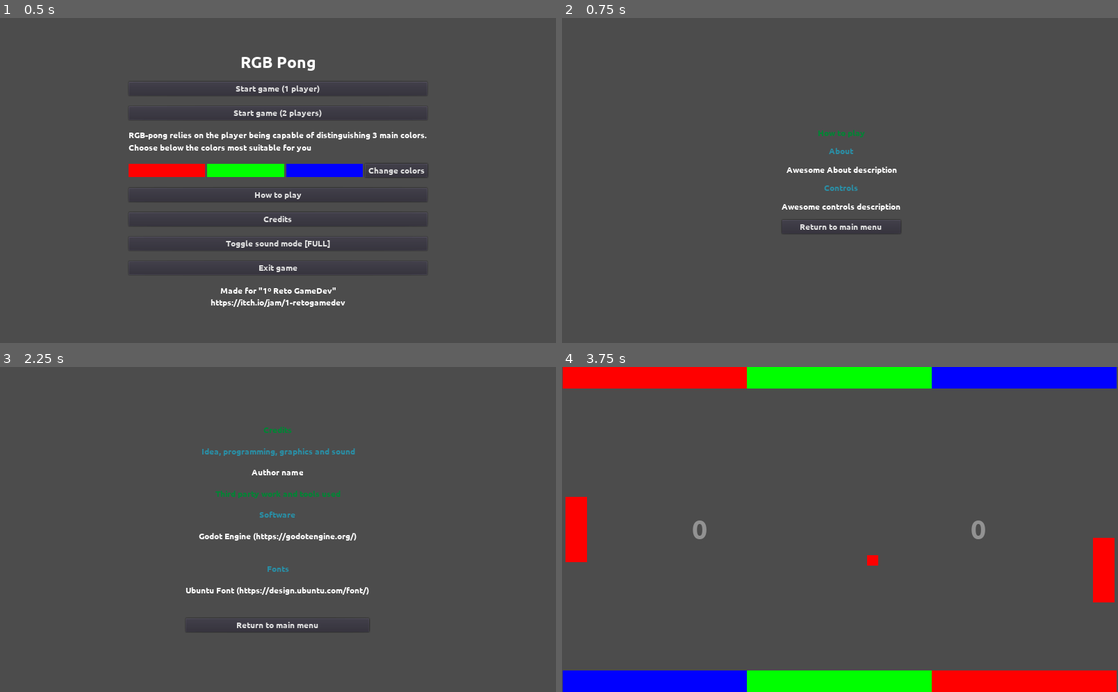
Above: before the commit, frames 1-4 (two rows, left to right).
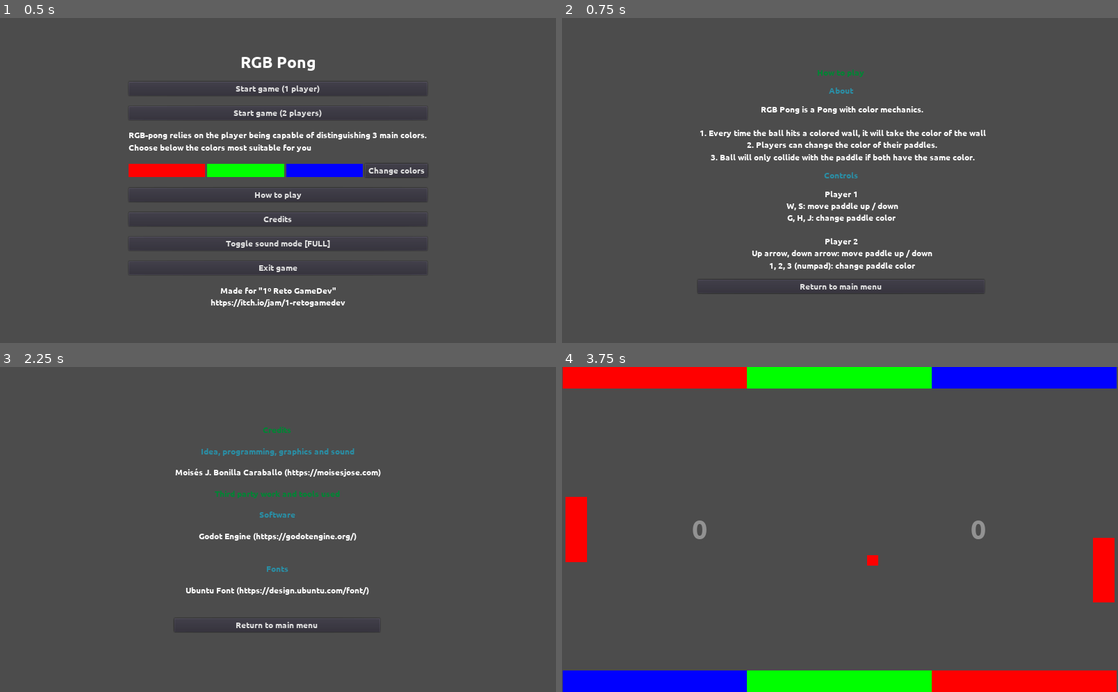
Above: after the commit, the same moments.

Repository: moisesjbc/1-retogamedev
Game: Godot game, scene res://menus/main_menu/main_menu.tscn
The game is run twice, just before and just after one commit, with the same random seed, the same clock (stepped at 60 frames per second) and the same inputs.
Inputs:
- Up to frame 1 (0.5 s): no input
- Up to frame 2 (0.75 s): click "How to play" at 0.5 s
- Up to frame 3 (2.25 s): click "Return to main menu" at 1.25 s; click "Credits" at 2 s
- Up to frame 4 (3.75 s): click "Return to main menu" at 2.75 s; click "Start game (1 player)" at 3.5 s

Frame 1 is identical in both runs. In frame 2, 3.8% of the frame differs, in the area x 24-77%, y 15-85%; in frame 3, 1.0%; in frame 4, nothing differs.

Commit message:
Added info to credits and how to play menus

Diff:
--- a/godot-project/menus/credits_menu/credits_menu.tscn
+++ b/godot-project/menus/credits_menu/credits_menu.tscn
@@ -19,14 +19,14 @@
 }
 
 [node name="VBoxContainer" type="VBoxContainer" parent="CenterContainer"]
-margin_left = 331.0
+margin_left = 309.0
 margin_top = 109.0
-margin_right = 691.0
+margin_right = 712.0
 margin_bottom = 490.0
 custom_constants/separation = 20
 
 [node name="title" type="Label" parent="CenterContainer/VBoxContainer"]
-margin_right = 360.0
+margin_right = 403.0
 margin_bottom = 19.0
 custom_fonts/font = SubResource( 1 )
 custom_colors/font_color = Color( 0, 0.519531, 0.202942, 1 )
@@ -35,7 +35,7 @@
 
 [node name="own_work_title" type="Label" parent="CenterContainer/VBoxContainer"]
 margin_top = 39.0
-margin_right = 360.0
+margin_right = 403.0
 margin_bottom = 58.0
 custom_fonts/font = SubResource( 1 )
 custom_colors/font_color = Color( 0.160784, 0.556863, 0.647059, 1 )
@@ -44,15 +44,15 @@
 
 [node name="name_title" type="Label" parent="CenterContainer/VBoxContainer"]
 margin_top = 78.0
-margin_right = 360.0
+margin_right = 403.0
 margin_bottom = 97.0
 custom_fonts/font = SubResource( 1 )
-text = "Author name"
+text = "Moisés J. Bonilla Caraballo (https://moisesjose.com)"
 align = 1
 
 [node name="third_party_work_title" type="Label" parent="CenterContainer/VBoxContainer"]
 margin_top = 117.0
-margin_right = 360.0
+margin_right = 403.0
 margin_bottom = 136.0
 custom_fonts/font = SubResource( 1 )
 custom_colors/font_color = Color( 0, 0.519531, 0.202942, 1 )
@@ -61,7 +61,7 @@
 
 [node name="software_title" type="Label" parent="CenterContainer/VBoxContainer"]
 margin_top = 156.0
-margin_right = 360.0
+margin_right = 403.0
 margin_bottom = 175.0
 custom_fonts/font = SubResource( 1 )
 custom_colors/font_color = Color( 0.160784, 0.556863, 0.647059, 1 )
@@ -70,7 +70,7 @@
 
 [node name="software" type="Label" parent="CenterContainer/VBoxContainer"]
 margin_top = 195.0
-margin_right = 360.0
+margin_right = 403.0
 margin_bottom = 236.0
 custom_fonts/font = SubResource( 1 )
 text = "Godot Engine (https://godotengine.org/)
@@ -79,7 +79,7 @@
 
 [node name="fonts_title" type="Label" parent="CenterContainer/VBoxContainer"]
 margin_top = 256.0
-margin_right = 360.0
+margin_right = 403.0
 margin_bottom = 275.0
 custom_fonts/font = SubResource( 1 )
 custom_colors/font_color = Color( 0.160784, 0.556863, 0.647059, 1 )
@@ -88,7 +88,7 @@
 
 [node name="fonts" type="Label" parent="CenterContainer/VBoxContainer"]
 margin_top = 295.0
-margin_right = 360.0
+margin_right = 403.0
 margin_bottom = 336.0
 custom_fonts/font = SubResource( 1 )
 text = "Ubuntu Font (https://design.ubuntu.com/font/)
@@ -97,7 +97,7 @@
 
 [node name="return_to_main_menu_button" type="Button" parent="CenterContainer/VBoxContainer"]
 margin_top = 356.0
-margin_right = 360.0
+margin_right = 403.0
 margin_bottom = 381.0
 size_flags_vertical = 2
 custom_fonts/font = SubResource( 1 )
--- a/godot-project/menus/how_to_play_menu/how_to_play_menu.tscn
+++ b/godot-project/menus/how_to_play_menu/how_to_play_menu.tscn
@@ -12,21 +12,22 @@
 
 [node name="CenterContainer" type="CenterContainer" parent="."]
 margin_left = 1.0
+margin_top = -1.0
 margin_right = 1028.0
-margin_bottom = 602.0
+margin_bottom = 601.0
 __meta__ = {
 "_edit_use_anchors_": false
 }
 
 [node name="VBoxContainer" type="VBoxContainer" parent="CenterContainer"]
-margin_left = 396.0
-margin_top = 203.0
-margin_right = 631.0
-margin_bottom = 398.0
+margin_left = 235.0
+margin_top = 93.0
+margin_right = 791.0
+margin_bottom = 508.0
 custom_constants/separation = 15
 
 [node name="title" type="Label" parent="CenterContainer/VBoxContainer"]
-margin_right = 235.0
+margin_right = 556.0
 margin_bottom = 19.0
 custom_fonts/font = SubResource( 1 )
 custom_colors/font_color = Color( 0, 0.519531, 0.202942, 1 )
@@ -35,7 +36,7 @@
 
 [node name="about_title" type="Label" parent="CenterContainer/VBoxContainer"]
 margin_top = 34.0
-margin_right = 235.0
+margin_right = 556.0
 margin_bottom = 53.0
 custom_fonts/font = SubResource( 1 )
 custom_colors/font_color = Color( 0.164642, 0.557726, 0.648438, 1 )
@@ -44,33 +45,43 @@
 
 [node name="about_text" type="Label" parent="CenterContainer/VBoxContainer"]
 margin_top = 68.0
-margin_right = 235.0
-margin_bottom = 87.0
+margin_right = 556.0
+margin_bottom = 175.0
 custom_fonts/font = SubResource( 1 )
-text = "Awesome About description"
+text = "RGB Pong is a Pong with color mechanics.
+
+1. Every time the ball hits a colored wall, it will take the color of the wall
+2. Players can change the color of their paddles.
+3. Ball will only collide with the paddle if both have the same color."
 align = 1
 
 [node name="controls_title" type="Label" parent="CenterContainer/VBoxContainer"]
-margin_top = 102.0
-margin_right = 235.0
-margin_bottom = 121.0
+margin_top = 190.0
+margin_right = 556.0
+margin_bottom = 209.0
 custom_fonts/font = SubResource( 1 )
 custom_colors/font_color = Color( 0.164642, 0.557726, 0.648438, 1 )
 text = "Controls"
 align = 1
 
 [node name="controls_text" type="Label" parent="CenterContainer/VBoxContainer"]
-margin_top = 136.0
-margin_right = 235.0
-margin_bottom = 155.0
+margin_top = 224.0
+margin_right = 556.0
+margin_bottom = 375.0
 custom_fonts/font = SubResource( 1 )
-text = "Awesome controls description"
+text = "Player 1
+W, S: move paddle up / down
+G, H, J: change paddle color
+
+Player 2
+Up arrow, down arrow: move paddle up / down
+1, 2, 3 (numpad): change paddle color"
 align = 1
 
 [node name="return_to_main_menu_button" type="Button" parent="CenterContainer/VBoxContainer"]
-margin_top = 170.0
-margin_right = 235.0
-margin_bottom = 195.0
+margin_top = 390.0
+margin_right = 556.0
+margin_bottom = 415.0
 size_flags_vertical = 2
 custom_fonts/font = SubResource( 1 )
 text = "Return to main menu"
